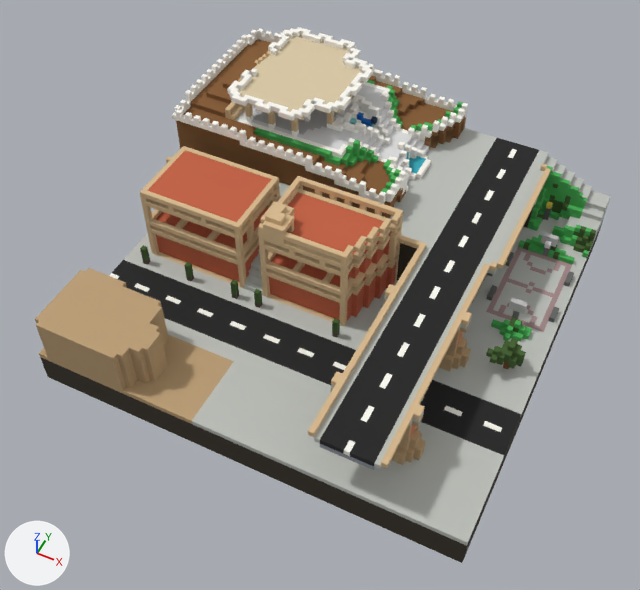
The glTF model App/greeny/assets/neighborhoods/nhood_8.glb as it was, and as the next commit left it.
Rendered twice from a 50 mm camera at (5.66, -9.61, 13.21) aimed at (0.79, 0.14, 1.02). Every picture has the same lights, and +X, +Y and +Z are marked at lower left. Where no turn or scale is listed for an object, it has been applied to the vertices. Vertices at the same position are counted once.

Names of what the first picture shows: 'Untitled'.
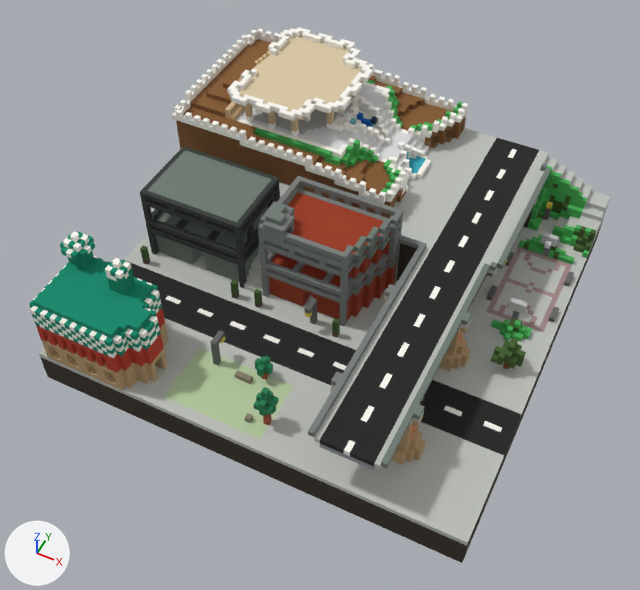
Location of each change, [x1, y1, x2, y2] in pixels of the pictures (640 x 590 px; the box of a moved part takes in the faces that stretch with it):
'Untitled', reshaped: before [35, 27, 611, 563]; after [29, 27, 611, 563]
part 1 of me_untitled, built on: before [40, 330, 467, 563]; after [29, 231, 466, 542]
part 2 of me_untitled, added: after [149, 253, 363, 340]
part 3 of me_untitled, moved or reshaped: before [148, 261, 473, 395]; after [156, 235, 240, 287]
part 4 of me_untitled, cut back: before [486, 346, 501, 364]; after [493, 350, 500, 359]
part 5 of me_untitled, surface changed (orange to grey): [39, 146, 551, 468] in both

Edits to the bpy script that builds the scene:
```text
Change me_untitled:
    used by ob_untitled; location = (0.0, 0.0, 0.0)
    remove me_untitled.from_pydata(...)  # 4026 vertices, 8428 faces; spans x -3.2..4.9, y -3.1..5.0, z 0.0..3.3
    add me_untitled.from_pydata(...)  # 4911 vertices, 10198 faces; spans x -3.2..4.9, y -3.1..5.0, z 0.0..3.3
    me_untitled part 1: 5 vertices removed from x -3.2..0.0, y -3.1..-1.7, z 0.6..0.7; 884 vertices added at x -3.1..1.3, y -3.1..-1.6, z 0.7..2.7
    me_untitled part 2: 26 vertices added at x 0.5..0.9, y -0.5..0.4, z 0.7..1.3
    me_untitled part 3: 12 vertices removed from x -1.8..-1.7, y -0.4..-0.3, z 0.7..1.1; 8 vertices added at x -1.9..-1.6, y 0.0..0.3, z 0.7..1.1
    me_untitled part 4: 13 vertices removed from x 4.0..4.2, y 0.0..0.2, z 1.1..1.3; 1 vertex added at x 4.2, y 0.2, z 1.1
    me_untitled part 5: 1770 kept faces spanning x -3.2..3.7, y -3.1..4.5, z 0.6..2.7 get new texture (UV) coordinates
```
